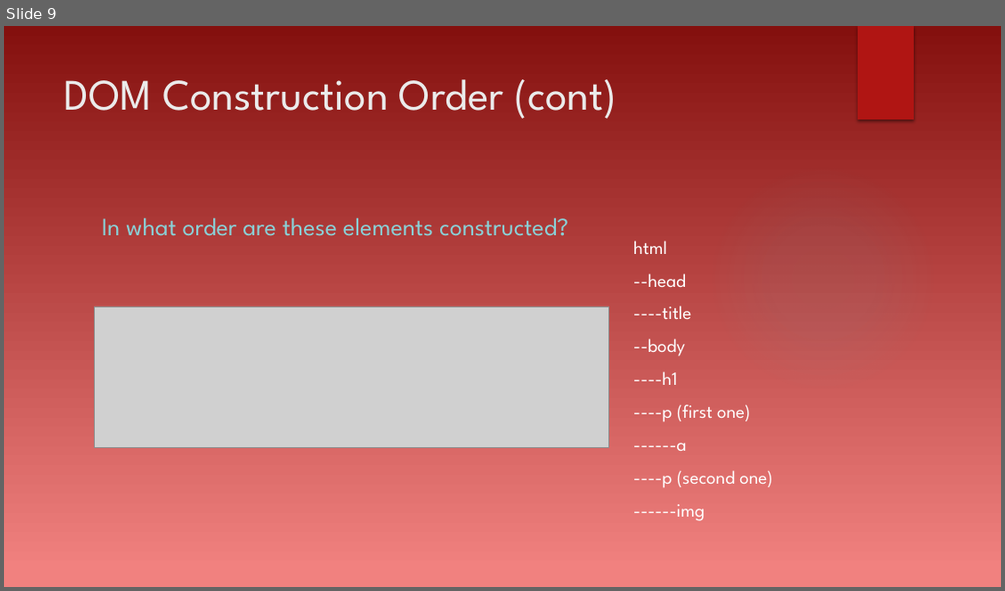
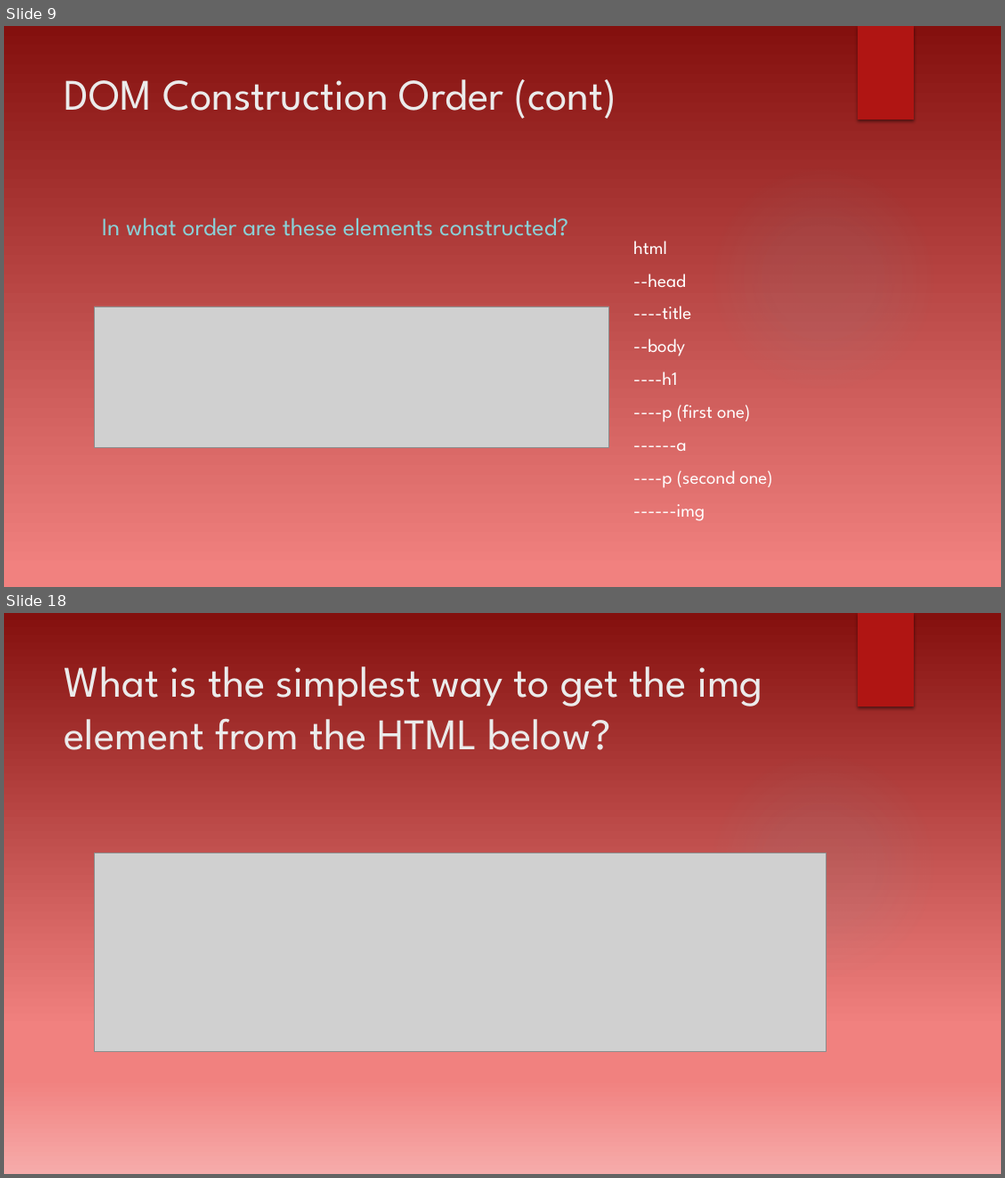
Before and after one commit to dtarvin/evening-work, a slide deck: document-object-model-presentation/Document Object Model.pptx. Shown one above the other, each under a label of ours: slide 9 before the commit, slides 9 and 18 after it; the slides between them are not shown. The pictures are 1005x591 and 1005x1178 pixels, drawn with LibreOffice and Linux fonts; fonts in the diff are those of the drawing; grey boxes stand for pictures; background and template pictures are left out. Boxes give left, top, right and bottom in pixels: in the first picture for what was removed or moved away, otherwise in the second. Text is boxed around its words. In the diff, an @@ line names an element or a change of style, - is before the commit and + after.

```diff
--- a/document-object-model-presentation/Document Object Model.pptx
+++ b/document-object-model-presentation/Document Object Model.pptx
@@ slide 18 added at (4,613,1001,1174), background gradient #84100E to #F1817F to #F6ABAA; not listed: 2 template elements that a slide beside it also shows @@
@@ title added at (65,666,763,750), 42 pt, text #EBEBEB @@
+What is the simplest way to get the img element from the HTML below?
@@ picture added at (95,853,825,1052) @@
```
Also in this commit, not shown: 1 slide changed, 10 other slides added, 3 other files.
